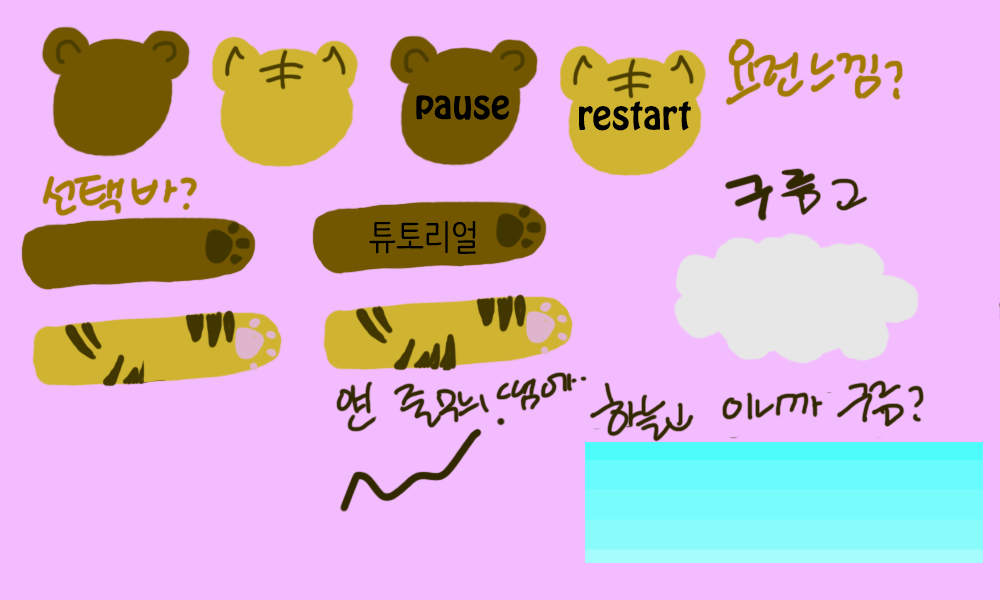
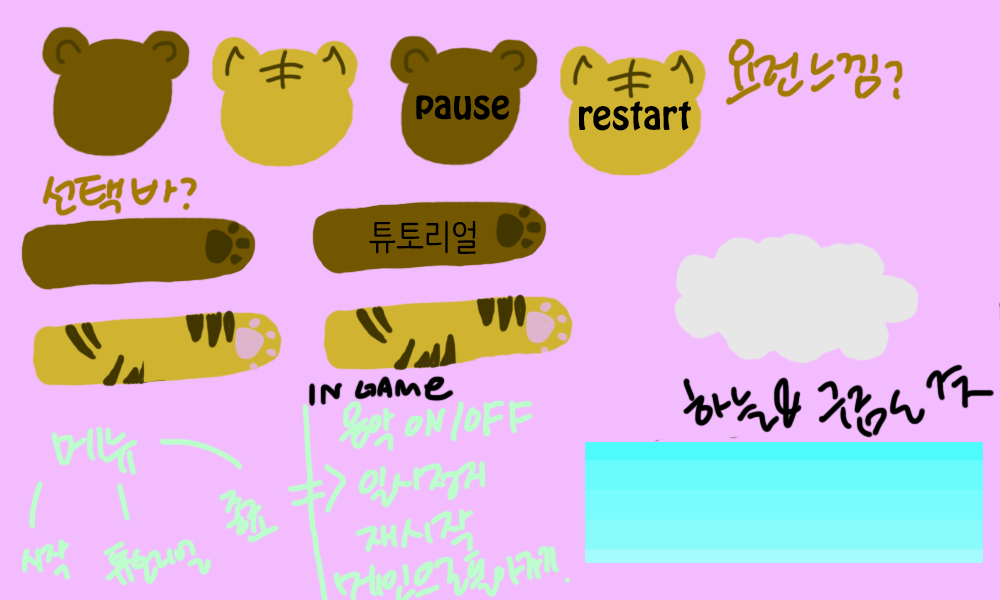
Layered file, before and after one edit (w=1000, h=600). Changes by layer:
painted on "Layer 3" over bbox(336, 167, 924, 513)
painted on "Layer 1" over bbox(21, 364, 995, 600)
